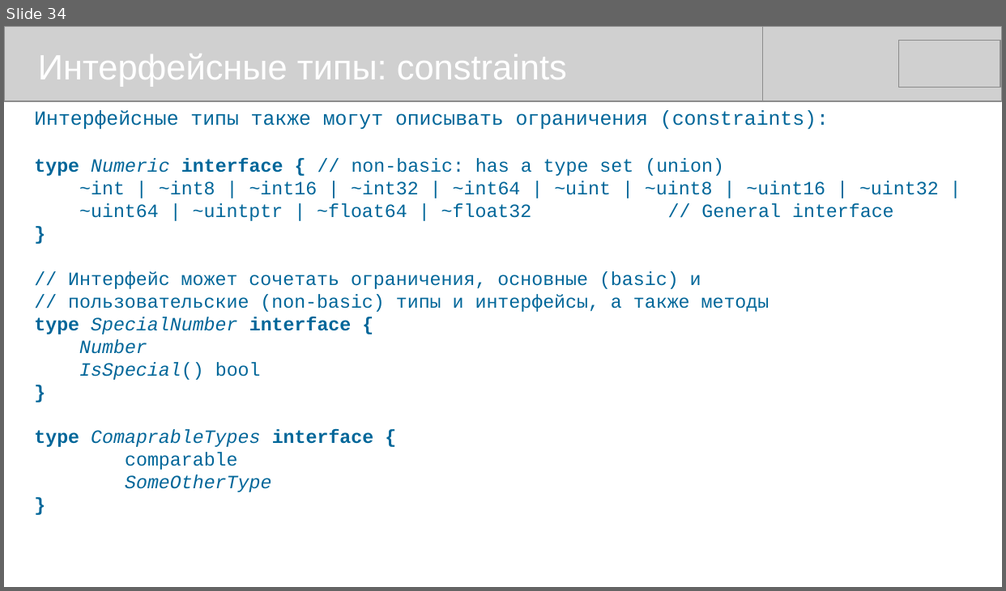
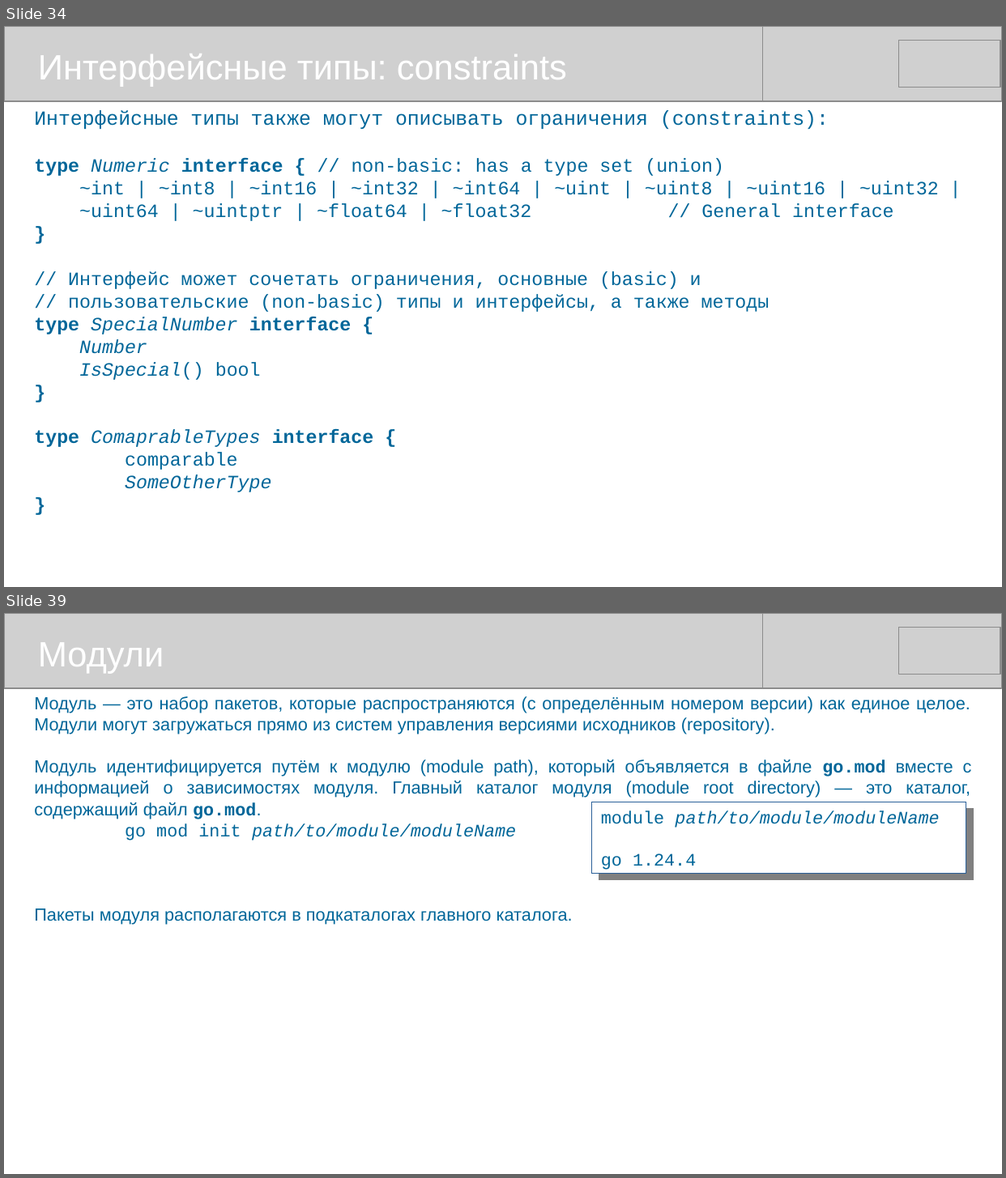
Before and after one commit to mike-shock/Go_language, a slide deck: Go_Review.odp. Shown one above the other, each under a label of ours: slide 34 before the commit, slides 34 and 39 after it; the slides between them are not shown. The pictures are 1006x591 and 1006x1178 pixels, drawn with LibreOffice and Linux fonts; fonts in the diff are those of the drawing; grey boxes stand for pictures. Boxes give left, top, right and bottom in pixels: in the first picture for what was removed or moved away, otherwise in the second. Text is boxed around its words. In the diff, an @@ line names an element or a change of style, - is before the commit and + after.

```diff
--- a/Go_Review.odp
+++ b/Go_Review.odp
@@ slide 39 added at (4, 613, 1002, 1174), background #FFFFFF @@
@@ picture added at (4, 613, 763, 688) @@
@@ picture added at (243, 613, 1002, 688) @@
@@ picture added at (899, 628, 1001, 675) @@
@@ text added at (38, 642, 164, 674), 28 pt, text #FFFFFF @@
+Модули
@@ text added at (34, 696, 972, 925), 14 pt, text #006699 @@
+Модуль — это набор пакетов, которые распространяются (с определённым номером версии) как единое целое. Модули могут загружаться прямо из систем управления версиями исходников (repository).
+Модуль идентифицируется путём к модулю (module path), который объявляется в файле go.mod вместе с информацией о зависимостях модуля. Главный каталог модуля (module root directory) — это каталог, содержащий файл go.mod.
+go mod init path/to/module/moduleName
+Пакеты модуля располагаются в подкаталогах главного каталога.
@@ rectangle added at (593, 803, 966, 874), fill #FFFFFF, outline #2A6099 0 pt, 14 pt, text #006699, italic @@
+module path/to/module/moduleName
+go 1.24.4
```
Also in this commit, not shown: 2 slides changed.
